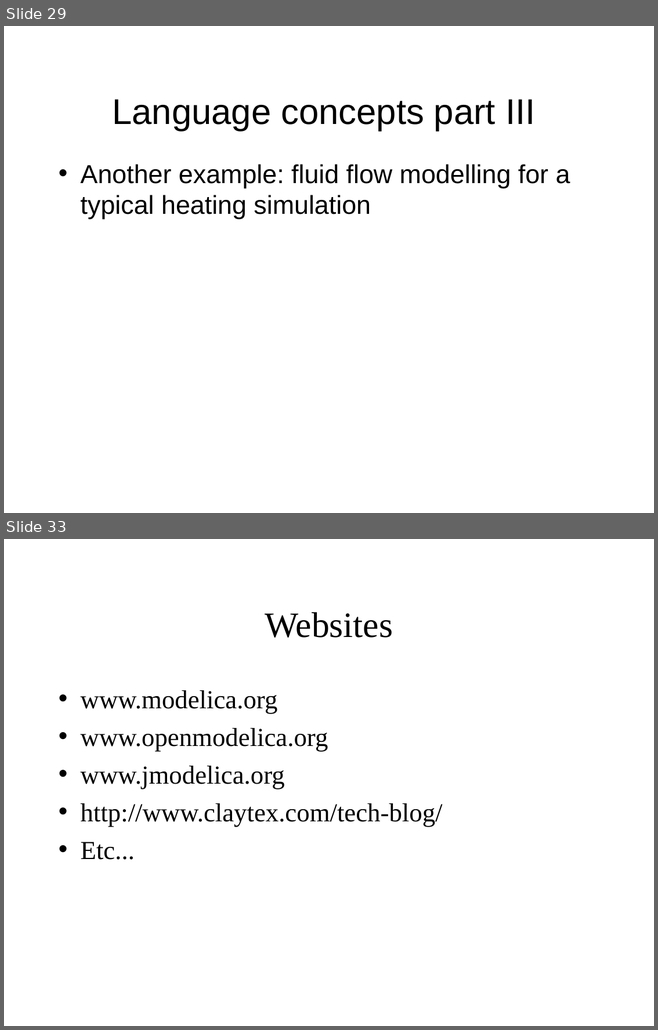
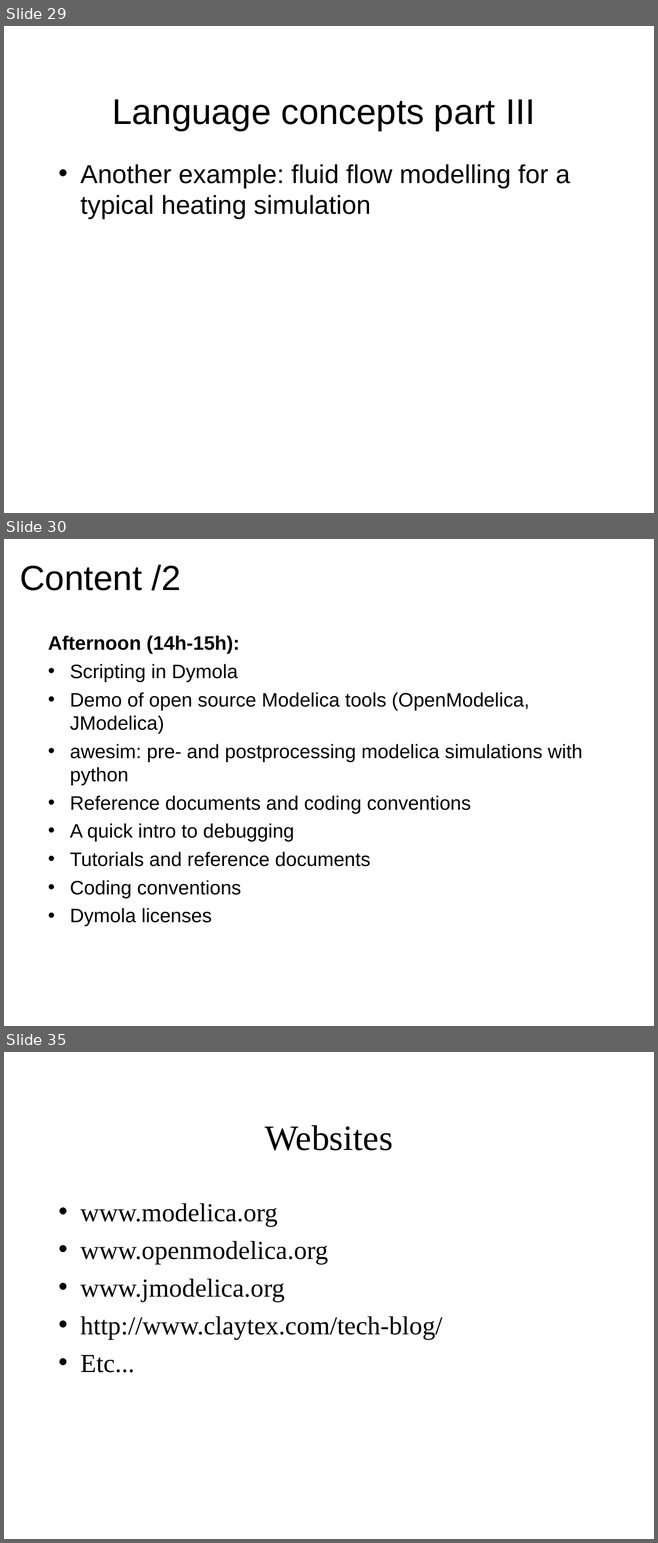
Before and after one commit to open-ideas/__CrashCourse__, a slide deck: Slides/CrashCourse_2012.ppt. Shown one above the other, each under a label of ours: slides 29 and 33 before the commit, slides 29, 30 and 35 after it; the slides between them are not shown. The pictures are 658x1030 and 658x1543 pixels, drawn with LibreOffice and Linux fonts; fonts in the diff are those of the drawing. Boxes give left, top, right and bottom in pixels: in the first picture for what was removed or moved away, otherwise in the second. Text is boxed around its words. In the diff, an @@ line names an element or a change of style, - is before the commit and + after.

```diff
--- a/Slides/CrashCourse_2012.ppt
+++ b/Slides/CrashCourse_2012.ppt
@@ slide 30 added at box(4, 539, 654, 1026), background #FFFFFF @@
@@ title added at box(20, 565, 181, 591), 43 pt, text #000000 @@
+Content /2
@@ text added at box(48, 635, 582, 926), 24 pt, text #000000 @@
+Afternoon (14h-15h):
+• Scripting in Dymola
+• Demo of open source Modelica tools (OpenModelica, JModelica)
+• awesim: pre- and postprocessing modelica simulations with python
+• Reference documents and coding conventions
+• A quick intro to debugging
+• Tutorials and reference documents
+• Coding conventions
+• Dymola licenses
@@ what was slide 33 is now slide 35 @@
```
Also in this commit, not shown: 6 slides changed, 6 other slides added, 1 slide removed, 2 other files.
